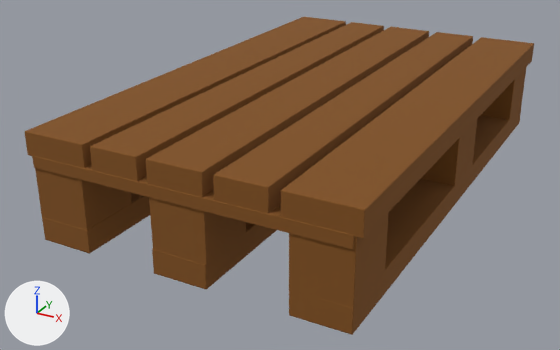
The OBJ model public/Palette/palette.obj, before and after one commit.
Camera for both pictures: a camera (50 mm lens) standing at (11.52, -24.3, 11.46) and looking at (-0.9, -1.72, 0.17). The lights are fixed; the arrows at lower left show +X, +Y and +Z. Where no turn or scale is listed for an object, it has been applied to the vertices.

Before the edit, the objects in view are built like this:
```python
me_280697_23_05_23_08_14_46_0 = bpy.data.meshes.new('280697_23_05_23_08_14_46_0')
me_280697_23_05_23_08_14_46_0.from_pydata(...)  # 515 vertices, 1082 faces; spans x -5.2..5.5, y -9.3..8.4, z 0.0..3.6
me_280697_23_05_23_08_14_46_0.materials.append(mat_280697_23_05_23_08_14_46_0)  # picture img_280697_23_05_23_08_14_46_0_color_png
ob_280697_23_05_23_08_14_46_0 = bpy.data.objects.new('280697_23_05_23_08_14_46_0', me_280697_23_05_23_08_14_46_0)
ob_280697_23_05_23_08_14_46_0.location = (0.0, 0.0, 0.0)
```
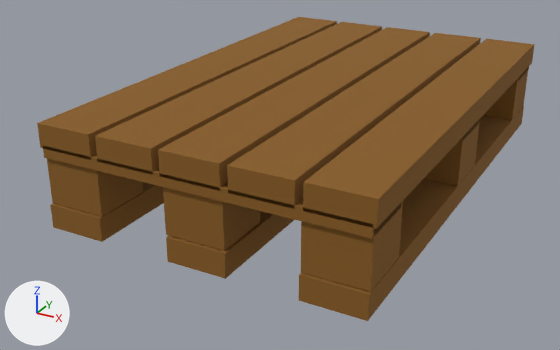
Pixel boxes (x1, y1, x2, y2) of what changed, in the pictures (560 x 350 px):
'280697_23_05_23_08_14_46_0', reshaped
    before: (25, 17, 534, 335)
    after: (37, 17, 535, 321)
part 1 of me_280697_23_05_23_08_14_46_0, added (brown)
    after: (301, 201, 403, 292)
part 2 of me_280697_23_05_23_08_14_46_0, added (brown)
    after: (37, 17, 337, 160)
part 3 of me_280697_23_05_23_08_14_46_0, added (brown)
    after: (43, 146, 402, 239)
part 4 of me_280697_23_05_23_08_14_46_0, added (brown)
    after: (158, 27, 430, 191)
part 5 of me_280697_23_05_23_08_14_46_0, added (brown)
    after: (303, 39, 535, 229)
part 6 of me_280697_23_05_23_08_14_46_0, added (brown)
    after: (227, 33, 481, 209)
part 7 of me_280697_23_05_23_08_14_46_0, added (brown)
    after: (95, 22, 382, 175)
part 8 of me_280697_23_05_23_08_14_46_0, added (brown)
    after: (50, 182, 164, 242)
part 9 of me_280697_23_05_23_08_14_46_0, added (brown)
    after: (166, 211, 295, 279)
part 10 of me_280697_23_05_23_08_14_46_0, added (brown)
    after: (299, 106, 524, 321)
part 11 of me_280697_23_05_23_08_14_46_0, added (brown)
    after: (424, 119, 480, 186)
part 12 of me_280697_23_05_23_08_14_46_0, added (brown)
    after: (484, 67, 529, 120)
part 13 of me_280697_23_05_23_08_14_46_0, added (brown)
    after: (47, 153, 143, 216)
part 14 of me_280697_23_05_23_08_14_46_0, added (brown)
    after: (163, 182, 260, 251)
part 15 of me_280697_23_05_23_08_14_46_0, cut back (brown)
    before: (25, 17, 534, 335)

Patch to the scene script:
```diff
--- a/public/Palette/palette.obj.py
+++ b/public/Palette/palette.obj.py
@@ mat_material_001 @@
+mat_material_001 = principled_material('Material.001')
+mat_material_001.base_color = (0.25, 0.109, 0.0144)  # brown #895d20
+mat_material_001.roughness = 1.0
@@ me_280697_23_05_23_08_14_46_0 @@
 # used by ob_280697_23_05_23_08_14_46_0; location = (0.0, 0.0, 0.0)
-me_280697_23_05_23_08_14_46_0.from_pydata(...)  # 515 vertices, 1082 faces; spans x -5.2..5.5, y -9.3..8.4, z 0.0..3.6
-me_280697_23_05_23_08_14_46_0.materials.append(mat_280697_23_05_23_08_14_46_0)  # picture img_280697_23_05_23_08_14_46_0_color_png
+me_280697_23_05_23_08_14_46_0.from_pydata(...)  # 160 vertices, 120 faces; spans x -5.5..5.5, y -8.5..8.5, z 0.0..3.5
+# me_280697_23_05_23_08_14_46_0 part 1: a new loose piece, a box spanning x 3.4..5.4, y -8.4..-6.4, z 0.8..2.8, in mat_material_001 (brown #895d20)
+# me_280697_23_05_23_08_14_46_0 part 2: a new loose piece, a box spanning x -5.5..-3.5, y -8.5..8.5, z 2.7..3.5, in mat_material_001 (brown #895d20)
+# me_280697_23_05_23_08_14_46_0 part 3: a new loose piece, a box spanning x -5.4..5.4, y -8.5..-6.5, z 2.4..2.8, in mat_material_001 (brown #895d20)
+# me_280697_23_05_23_08_14_46_0 part 4: a new loose piece, a box spanning x -1.0..1.0, y -8.5..8.5, z 2.7..3.5, in mat_material_001 (brown #895d20)
+# me_280697_23_05_23_08_14_46_0 part 5: a new loose piece, a box spanning x 3.5..5.5, y -8.5..8.5, z 2.7..3.5, in mat_material_001 (brown #895d20)
+# me_280697_23_05_23_08_14_46_0 part 6: a new loose piece, a box spanning x 1.25..3.25, y -8.5..8.5, z 2.7..3.5, in mat_material_001 (brown #895d20)
+# me_280697_23_05_23_08_14_46_0 part 7: a new loose piece, a box spanning x -3.25..-1.25, y -8.5..8.5, z 2.7..3.5, in mat_material_001 (brown #895d20)
+# me_280697_23_05_23_08_14_46_0 part 8: a new loose piece, a box spanning x -5.4..-3.4, y -8.5..8.5, z 0.0..0.8, in mat_material_001 (brown #895d20)
+# me_280697_23_05_23_08_14_46_0 part 9: a new loose piece, a box spanning x -0.92..1.08, y -8.5..8.5, z 0.0..0.8, in mat_material_001 (brown #895d20)
+# me_280697_23_05_23_08_14_46_0 part 10: a new loose piece, a box spanning x 3.4..5.4, y -8.5..8.5, z 0.0..0.8, in mat_material_001 (brown #895d20)
+# me_280697_23_05_23_08_14_46_0 part 11: a new loose piece, a box spanning x 3.4..5.4, y -1.0..1.0, z 0.8..2.8, in mat_material_001 (brown #895d20)
+# me_280697_23_05_23_08_14_46_0 part 12: a new loose piece, a box spanning x 3.4..5.4, y 6.4..8.4, z 0.8..2.8, in mat_material_001 (brown #895d20)
+# me_280697_23_05_23_08_14_46_0 part 13: a new loose piece, a box spanning x -5.4..-3.4, y -8.4..-6.4, z 0.8..2.8, in mat_material_001 (brown #895d20)
+# me_280697_23_05_23_08_14_46_0 part 14: a new loose piece, a box spanning x -1.0..1.0, y -8.4..-6.4, z 0.8..2.8, in mat_material_001 (brown #895d20)
+# me_280697_23_05_23_08_14_46_0 part 15: 509 vertices removed from x -5.2..5.5, y -9.3..8.4, z 0.0..3.6; 10 vertices added at x -1.0..1.0, y -1.0..8.4, z 0.8..2.8
+me_280697_23_05_23_08_14_46_0.materials.append(mat_material_001)  # brown #895d20
```
